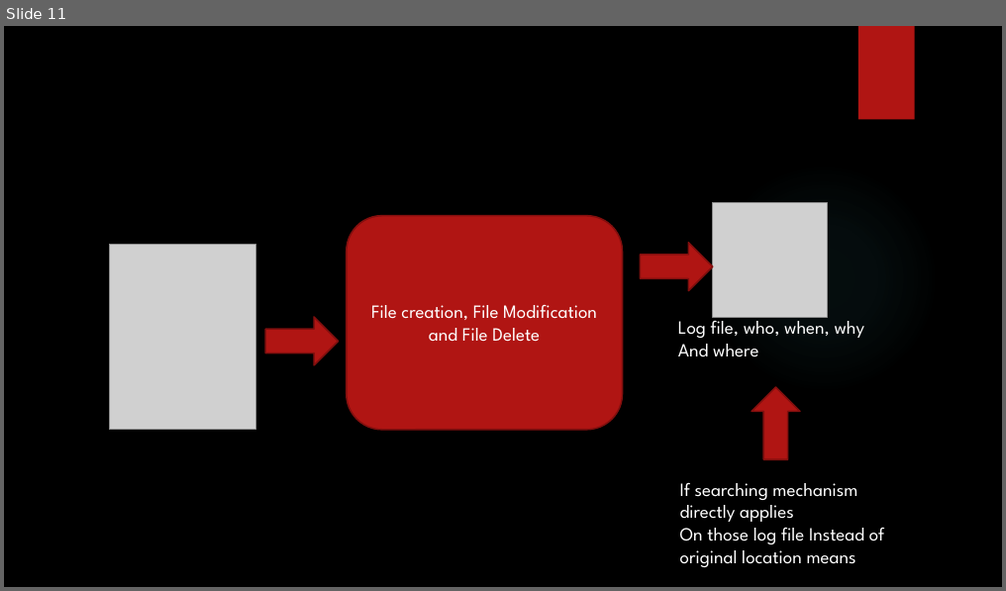
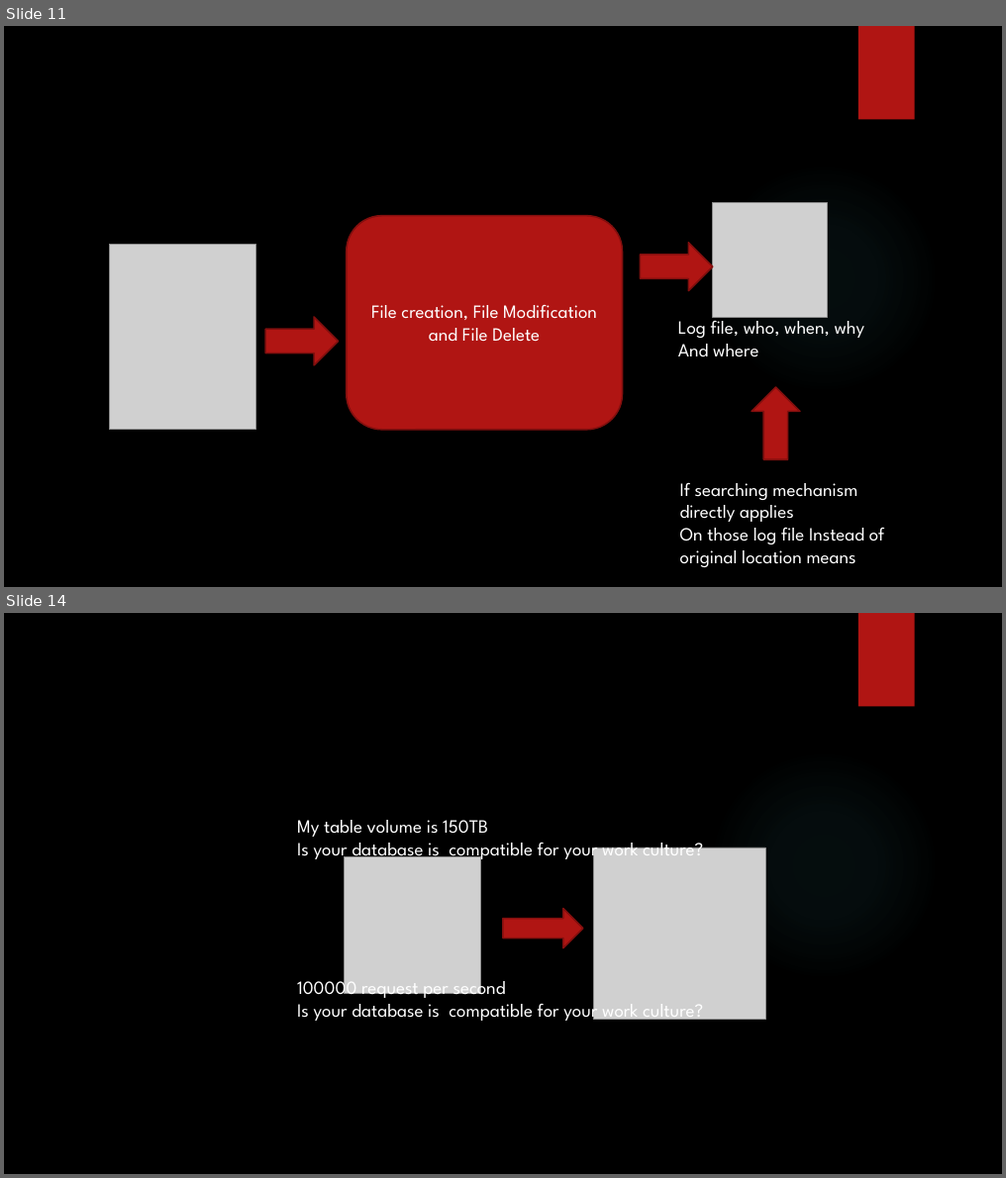
Before and after one commit to karthick1808/DW001, a slide deck: Bigdata Basics.pptx. Shown one above the other, each under a label of ours: slide 11 before the commit, slides 11 and 14 after it; the slides between them are not shown. The pictures are 1006x591 and 1006x1178 pixels, drawn with LibreOffice and Linux fonts; fonts in the diff are those of the drawing; grey boxes stand for pictures; background and template pictures are left out. Boxes give left, top, right and bottom in pixels: in the first picture for what was removed or moved away, otherwise in the second. Text is boxed around its words. In the diff, an @@ line names an element or a change of style, - is before the commit and + after.

```diff
--- a/Bigdata Basics.pptx
+++ b/Bigdata Basics.pptx
@@ slide 14 added at [4, 613, 1002, 1174], background picture (left out); not listed: 2 template elements that a slide beside it also shows @@
@@ text added at [297, 820, 703, 862], 18 pt, text #FFFFFF @@
+My table volume is 150TB
+Is your database is compatible for your work culture?
@@ picture added at [594, 848, 765, 1019] @@
@@ picture added at [344, 858, 480, 993] @@
@@ right arrow added at [503, 909, 583, 949], fill #B01513, outline #82100E 1.5 pt @@
@@ text added at [297, 975, 703, 1023], 18 pt, text #FFFFFF @@
+100000 request per second
+Is your database is compatible for your work culture?
```
Also in this commit, not shown: 8 other slides added.
